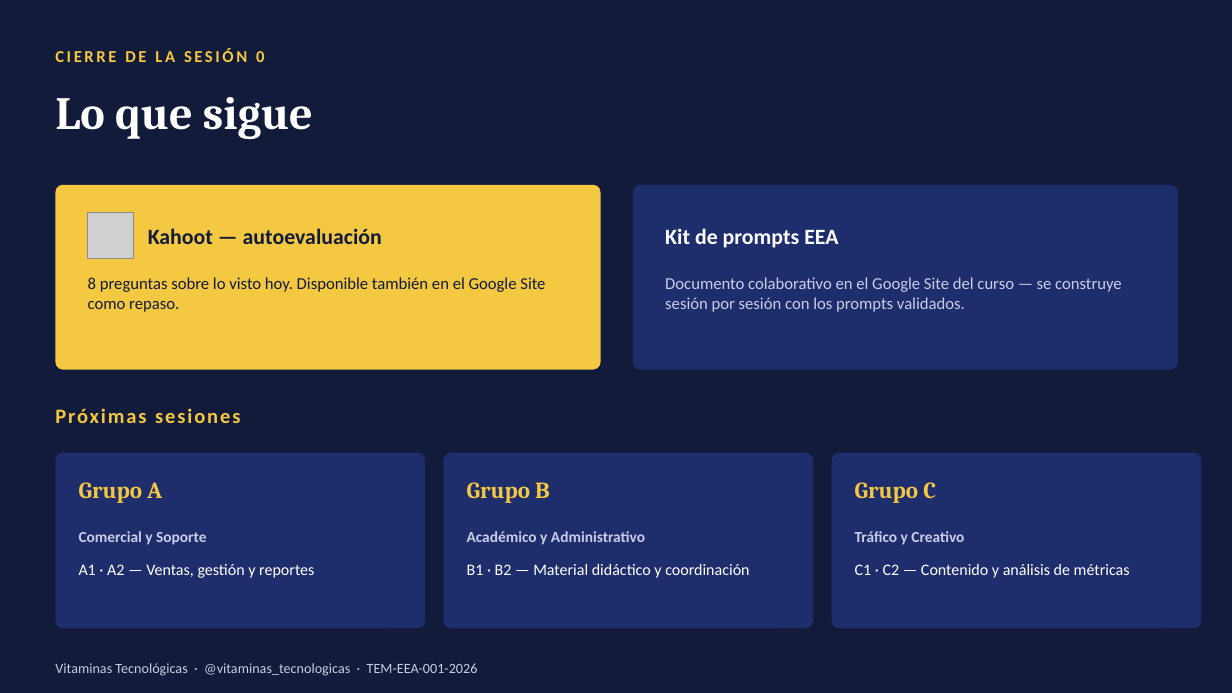
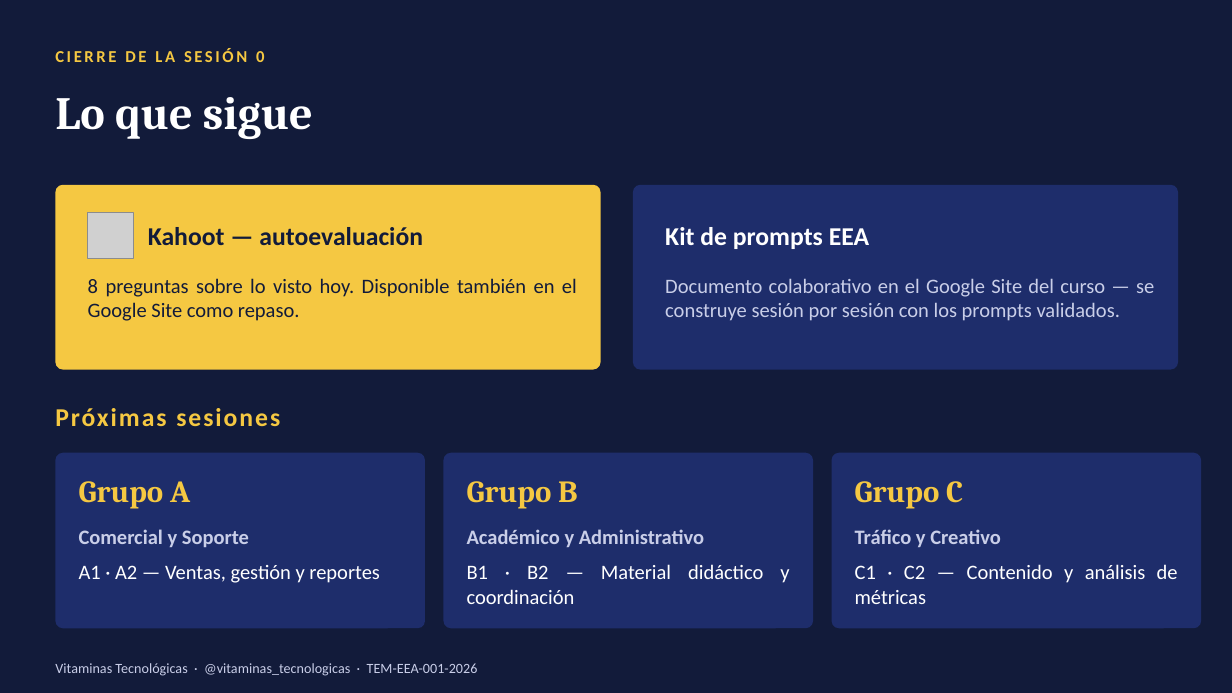
Before and after one commit to lyly2785/taller-ia-eea, a slide deck: slide 12 of Sesion0_Presentacion.pptx. Drawn at 1232x693 pixels with LibreOffice and Linux fonts; fonts in the diff are those of the drawing; grey boxes stand for pictures. Boxes give left, top, right and bottom in pixels: in the first picture for what was removed or moved away, otherwise in the second. Text is boxed around its words. In the diff, an @@ line names an element or a change of style, - is before the commit and + after.

```diff
--- a/Sesion0_Presentacion.pptx
+++ b/Sesion0_Presentacion.pptx
@@ text "Kahoot — autoevaluación" at (x1=148, y1=227, x2=423, y2=245): size 17 to 20 pt; alignment left to justified @@
@@ text "Kit de prompts EEA" at (x1=665, y1=227, x2=869, y2=249): size 17 to 20 pt; alignment left to justified @@
@@ text "8 preguntas sobre lo visto ..." at (x1=88, y1=278, x2=577, y2=321): size 13 to 16 pt; alignment left to justified @@
@@ text "Documento colaborativo en el Google ..." at (x1=665, y1=278, x2=1154, y2=321): size 13 to 16 pt; alignment left to justified @@
@@ text "Próximas sesiones" at (x1=55, y1=408, x2=280, y2=426): size 16 to 20 pt; alignment left to justified @@
@@ size 18 to 24 pt; alignment left to justified in 3 elements at (x1=79, y1=481, x2=190, y2=509), (x1=467, y1=481, x2=578, y2=509), (x1=855, y1=481, x2=963, y2=509) @@
@@ size 12 to 16 pt; alignment left to justified in 3 elements at (x1=79, y1=529, x2=249, y2=547), (x1=467, y1=529, x2=704, y2=547), (x1=855, y1=529, x2=1001, y2=547) @@
@@ size 12.5 to 16 pt; alignment left to justified in 3 elements at (x1=79, y1=565, x2=379, y2=583), (x1=467, y1=564, x2=789, y2=604), (x1=855, y1=564, x2=1178, y2=604) @@
```
Also in this commit, not shown: 10 other slides changed.
